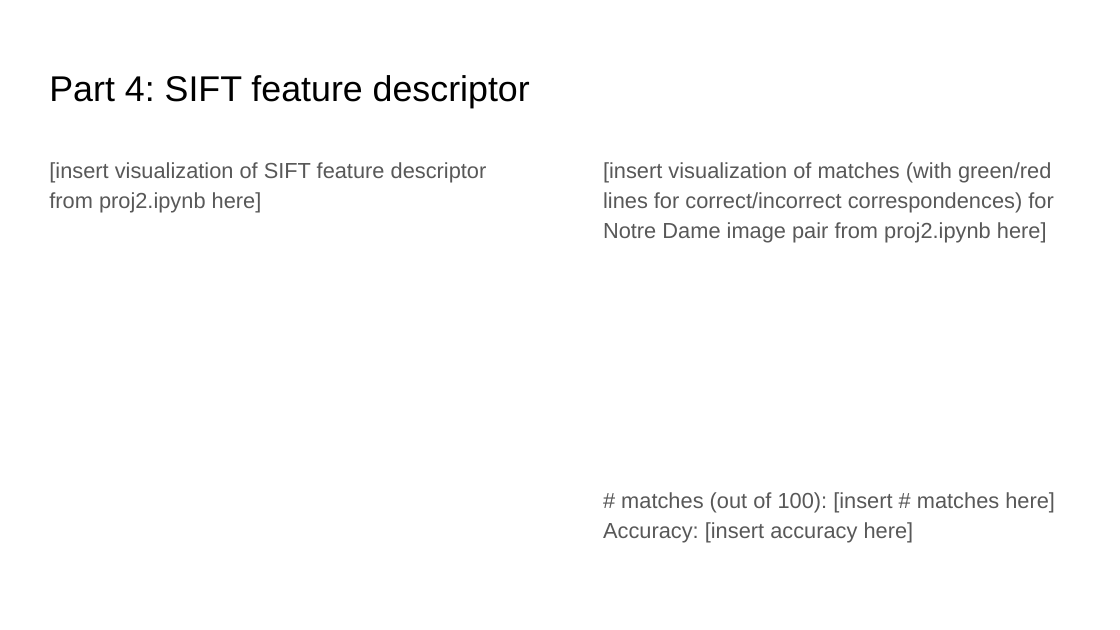
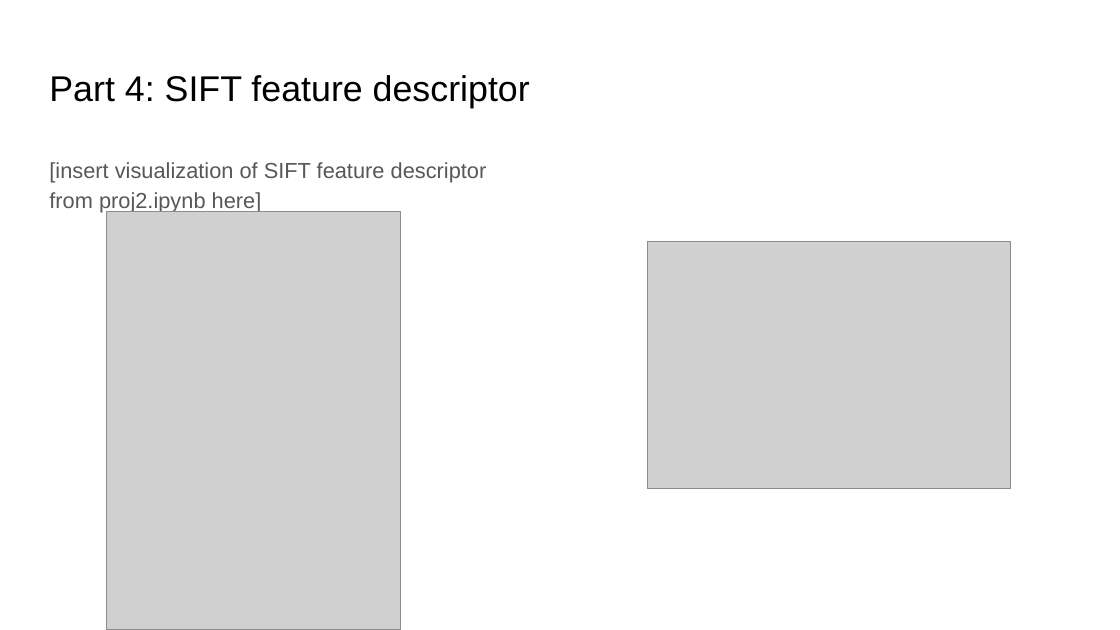
Before and after one commit to ShuvoNewaz/CS-6476-Projects-Fall2022, a slide deck: slide 11 of docs/proj2_report.pptx. Drawn at 1120x630 pixels with LibreOffice and Linux fonts; fonts in the diff are those of the drawing; grey boxes stand for pictures. Boxes give left, top, right and bottom in pixels: in the first picture for what was removed or moved away, otherwise in the second. Text is boxed around its words. In the diff, an @@ line names an element or a change of style, - is before the commit and + after.

```diff
--- a/docs/proj2_report.pptx
+++ b/docs/proj2_report.pptx
@@ text removed at (603, 162, 1055, 543) @@
-[insert visualization of matches (with green/red lines for correct/incorrect correspondences) for Notre Dame image pair from proj2.ipynb here]
-# matches (out of 100): [insert # matches here]
-Accuracy: [insert accuracy here]
@@ picture added at (106, 212, 400, 630) @@
@@ picture added at (647, 242, 1010, 489) @@
```
Also in this commit, not shown: 18 other slides changed, 1 slide added, 1 slide removed, 1 other file.
